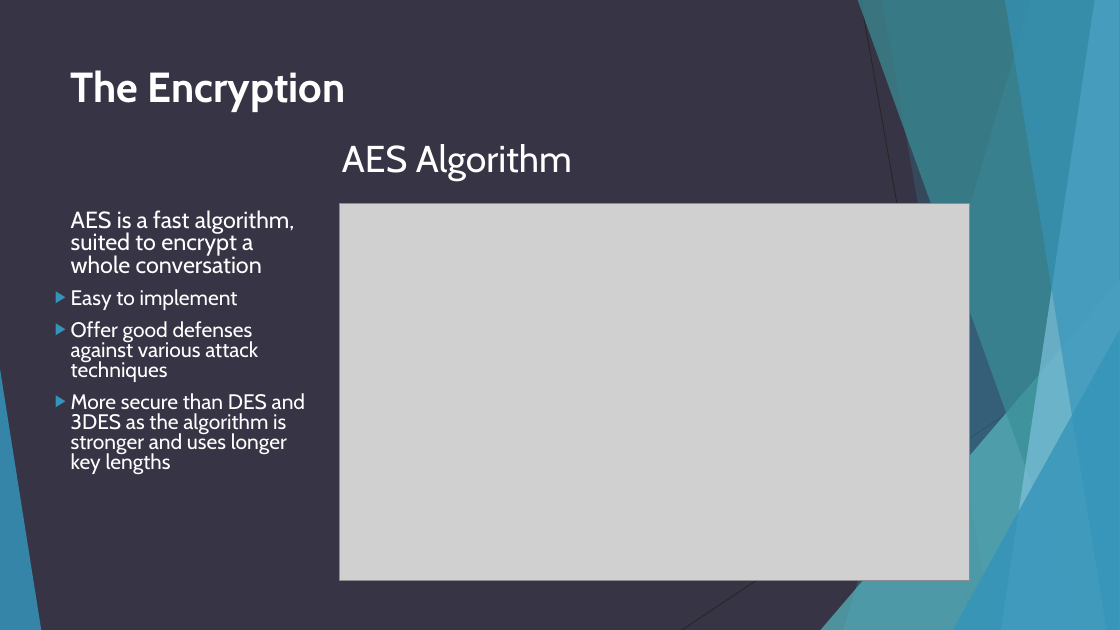
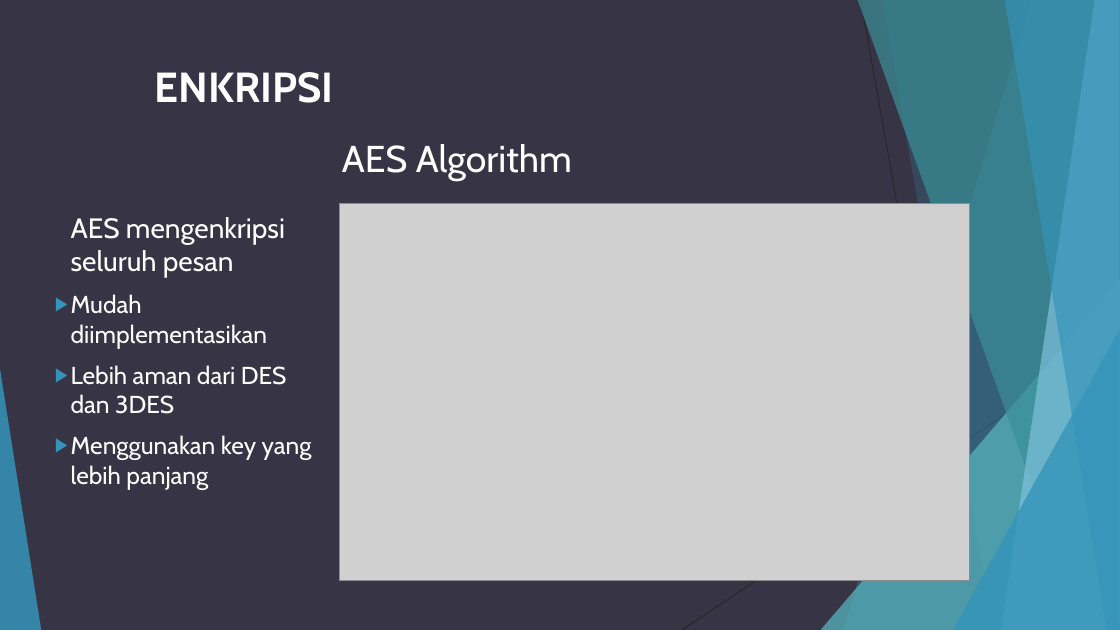
Before and after one commit to adhipoer/Chat, a slide deck: slide 6 of Chat Application with Encryption.ppt. Drawn at 1120x630 pixels with LibreOffice and Linux fonts; fonts in the diff are those of the drawing; grey boxes stand for pictures. Boxes give left, top, right and bottom in pixels: in the first picture for what was removed or moved away, otherwise in the second. Text is boxed around its words. In the diff, an @@ line names an element or a change of style, - is before the commit and + after.

```diff
--- a/Chat Application with Encryption.ppt
+++ b/Chat Application with Encryption.ppt
@@ title at (155, 72, 334, 103): text changed @@
-The Encryption
+ENKRIPSI
@@ text at (71, 217, 312, 489): text changed; size 18 to 21 pt @@
-  AES is a fast algorithm, suited to encrypt a whole conversation
-  ▶ Easy to implement
-  ▶ Offer good defenses against various attack techniques
-  ▶ More secure than DES and 3DES as the algorithm is stronger and uses longer key lengths
+  AES mengenkripsi seluruh pesan
+  ▶ Mudah diimplementasikan
+  ▶ Lebih aman dari DES dan 3DES
+  ▶ Menggunakan key yang lebih panjang
```
Also in this commit, not shown: 5 other slides changed, 2 slides added, 2 slides removed.
